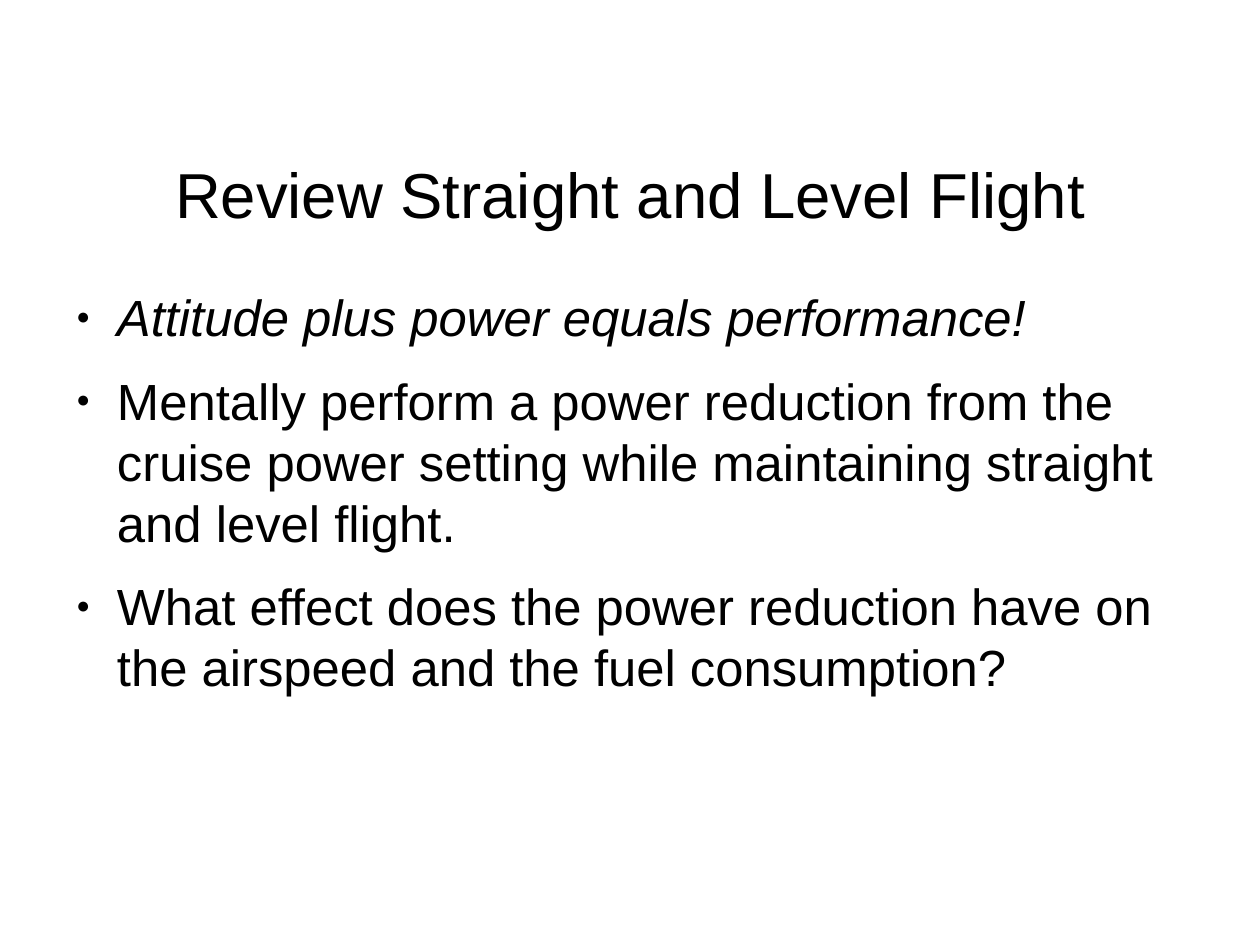
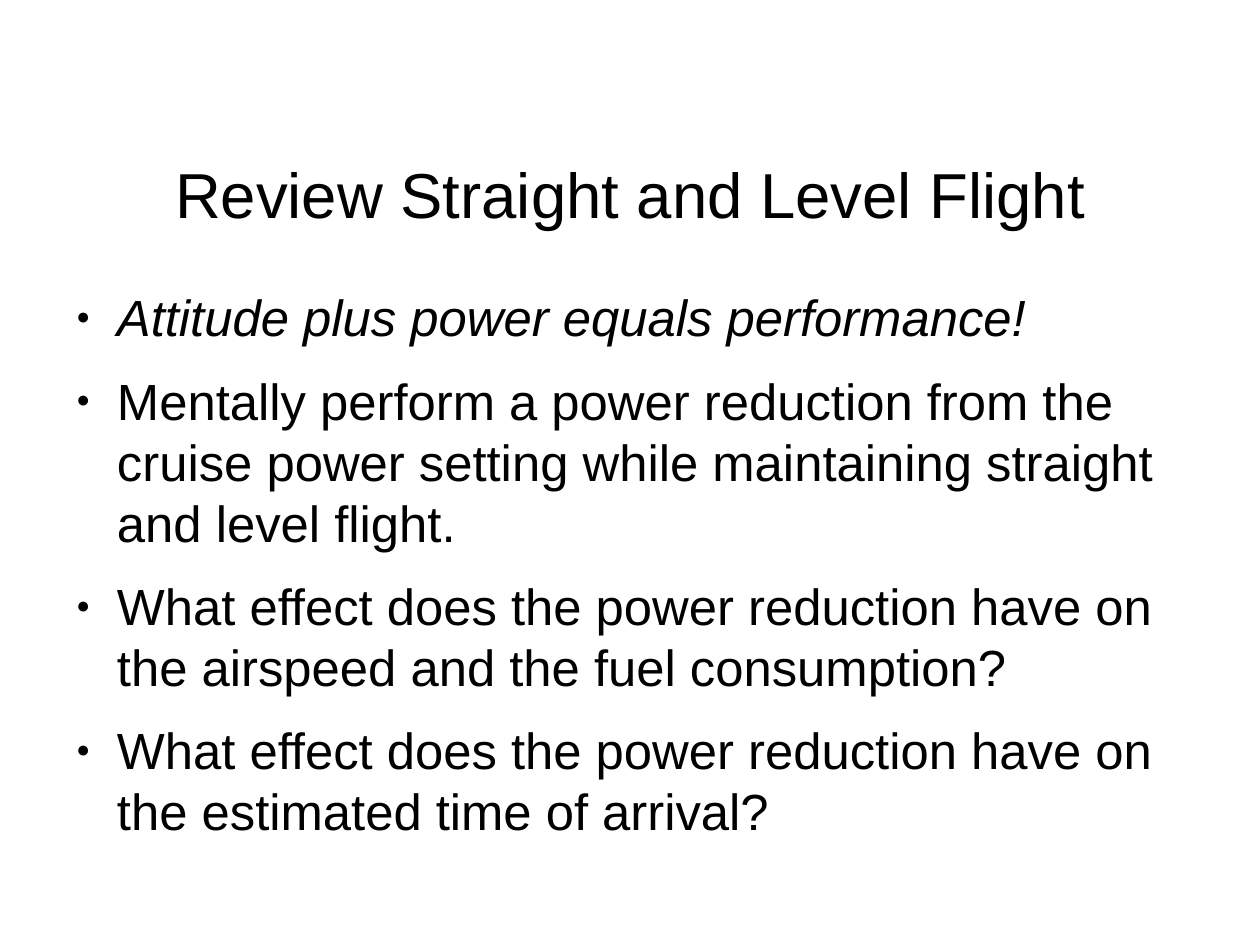
Before and after one commit to stephanheinemann/flight, a slide deck: slide 3 of FI/RangeAndEndurance/RangeAndEndurance.odp. Drawn at 1260x945 pixels with LibreOffice and Linux fonts; fonts in the diff are those of the drawing; background and template pictures are left out. Boxes give left, top, right and bottom in pixels: in the first picture for what was removed or moved away, otherwise in the second. Text is boxed around its words. In the diff, an @@ line names an element or a change of style, - is before the commit and + after.

```diff
--- a/FI/RangeAndEndurance/RangeAndEndurance.odp
+++ b/FI/RangeAndEndurance/RangeAndEndurance.odp
@@ text at [117,732,1151,831]: paragraph added @@
+● What effect does the power reduction have on the estimated time of arrival?
```
Also in this commit, not shown: 2 other slides changed, 1 slide added, 2 other files.
